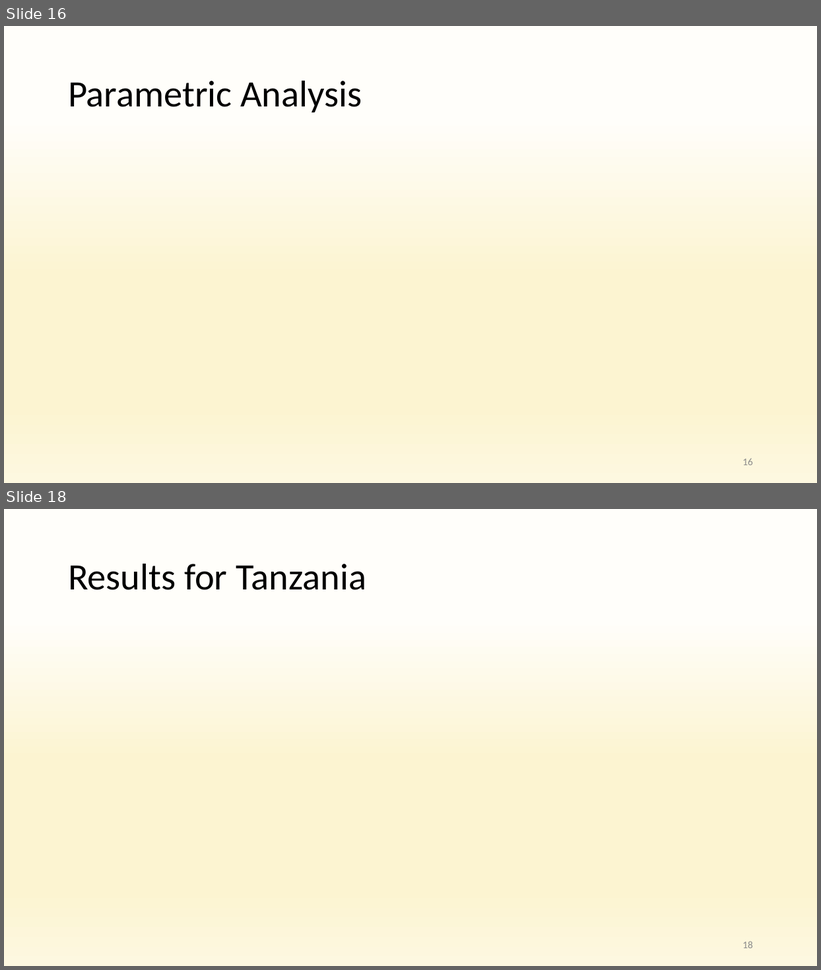
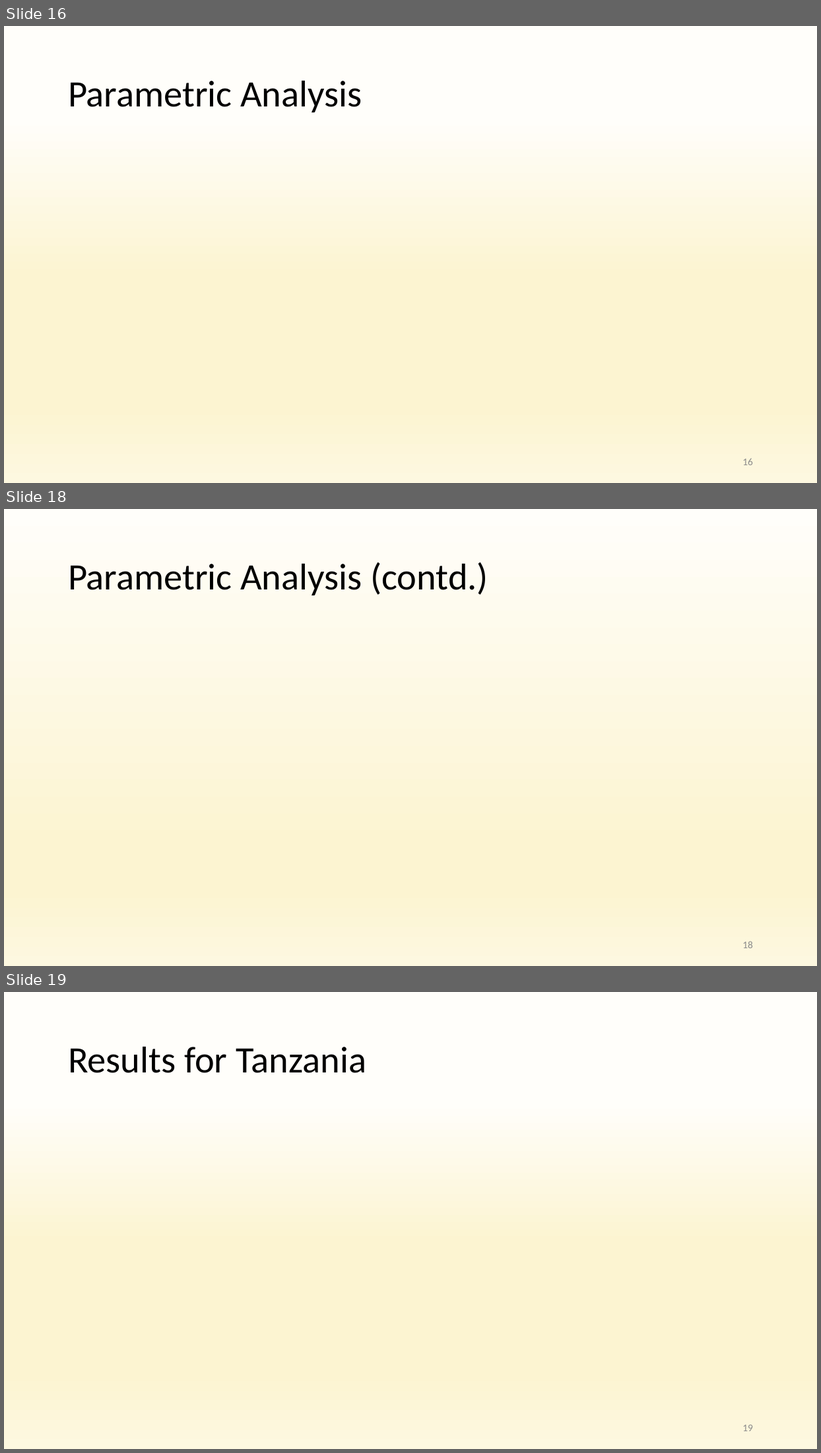
Before and after one commit to anuragr81/research, a slide deck: consumption/presentationOct2021.pptx. Shown one above the other, each under a label of ours: slides 16 and 18 before the commit, slides 16, 18 and 19 after it; the slides between them are not shown. The pictures are 821x970 and 821x1453 pixels, drawn with LibreOffice and Linux fonts; fonts in the diff are those of the drawing; grey boxes stand for pictures; background and template pictures are left out. Boxes give left, top, right and bottom in pixels: in the first picture for what was removed or moved away, otherwise in the second. Text is boxed around its words. In the diff, an @@ line names an element or a change of style, - is before the commit and + after.

```diff
--- a/consumption/presentationOct2021.pptx
+++ b/consumption/presentationOct2021.pptx
@@ slide 18 added at [4,509,817,966], background gradient #FFFEFA to #FCF4D1 to #FDF8E0 @@
@@ title added at [68,562,488,595], 33 pt, text #000000 @@
+Parametric Analysis (contd.)
@@ page number added at [743,941,753,949], 9 pt, text #8C8C8C @@
+18
@@ what was slide 18 is now slide 19 @@
@@ page number at [743,1425,753,1432]: text changed @@
-18
+19
```
Also in this commit, not shown: 1 slide changed, 10 other files.
